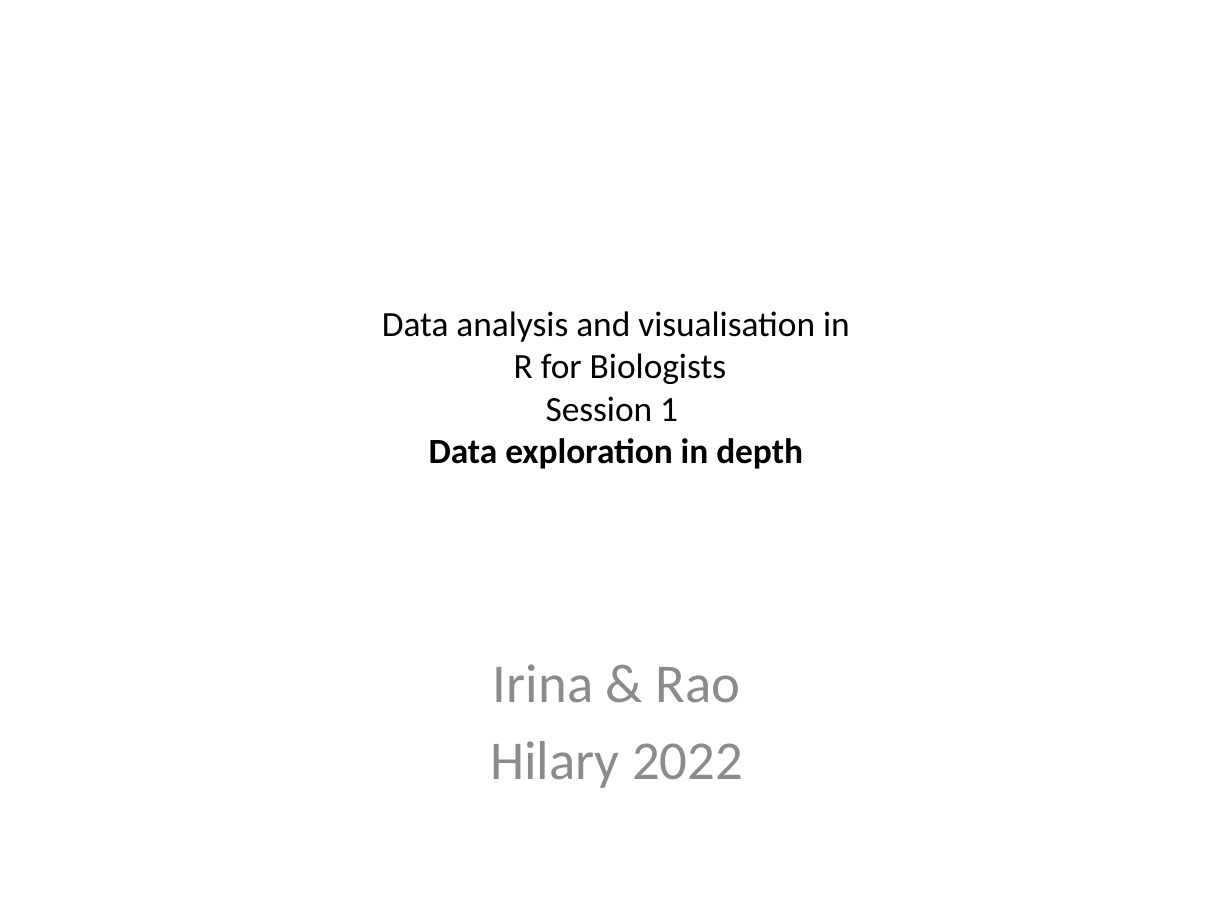
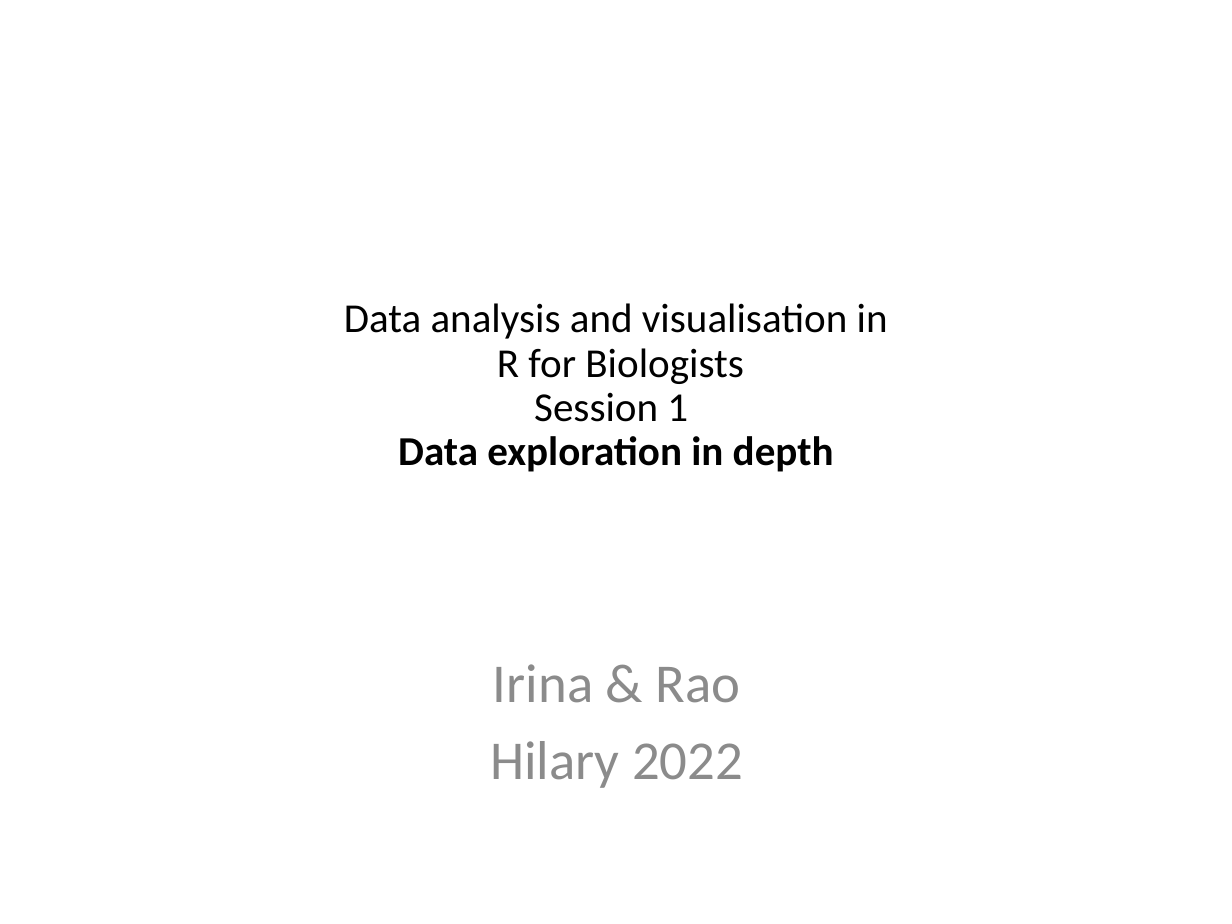
Before and after one commit to sraorao/data_analysis_visualisation_R_HT2022, a slide deck: slide 1 of powerpoint files/Session1.pptx. Drawn at 1232x924 pixels with LibreOffice and Linux fonts; fonts in the diff are those of the drawing. Boxes give left, top, right and bottom in pixels: in the first picture for what was removed or moved away, otherwise in the second. Text is boxed around its words. In the diff, an @@ line names an element or a change of style, - is before the commit and + after.

```diff
--- a/powerpoint files/Session1.pptx
+++ b/powerpoint files/Session1.pptx
@@ text "Data analysis and visualisation in ..." at [344,303,888,472]: size 20.7 to 24 pt; line spacing 1 to 0.9 @@
```
Also in this commit, not shown: 4 other slides changed.
